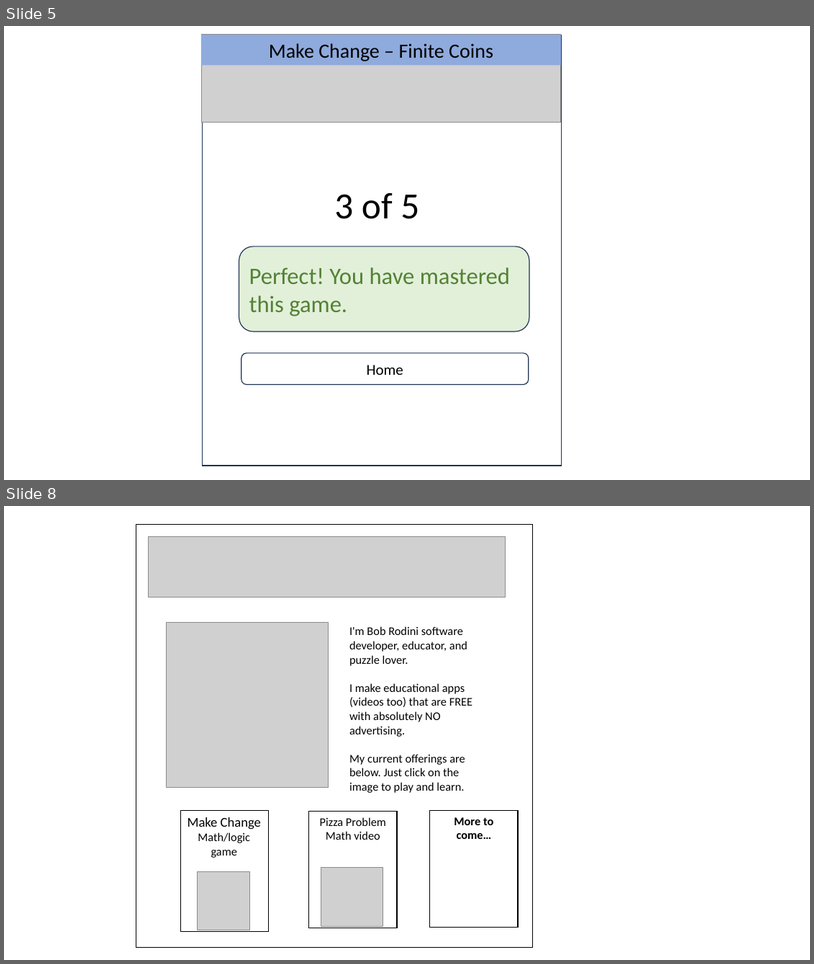
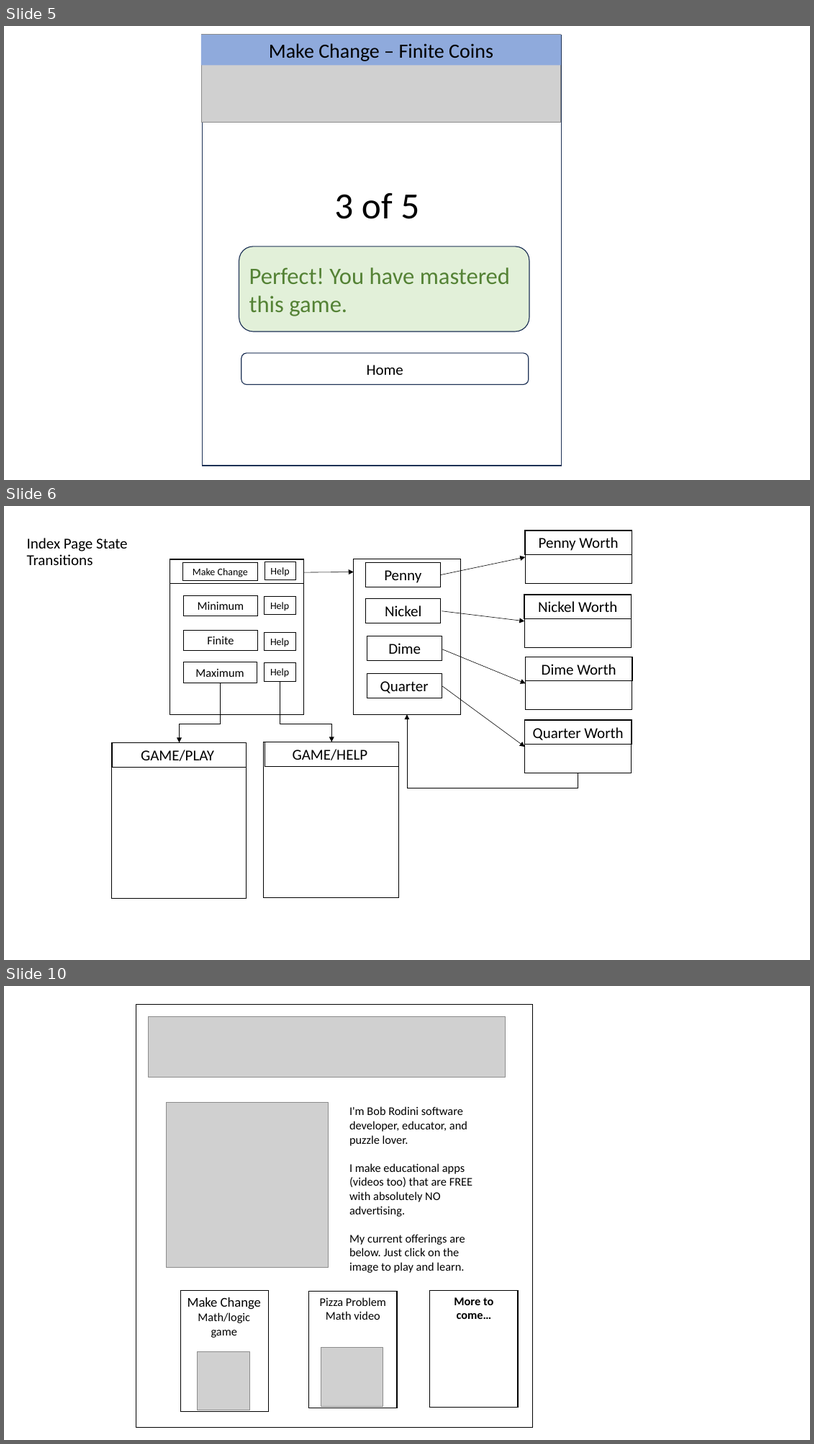
Before and after one commit to rrodini/MakeChangeProjects, a slide deck: documentation/screens_transitions.pptx. Shown one above the other, each under a label of ours: slides 5 and 8 before the commit, slides 5, 6 and 10 after it; the slides between them are not shown. The pictures are 814x964 and 814x1444 pixels, drawn with LibreOffice and Linux fonts; fonts in the diff are those of the drawing; grey boxes stand for pictures. Boxes give left, top, right and bottom in pixels: in the first picture for what was removed or moved away, otherwise in the second. Text is boxed around its words. In the diff, an @@ line names an element or a change of style, - is before the commit and + after.

```diff
--- a/documentation/screens_transitions.pptx
+++ b/documentation/screens_transitions.pptx
@@ slide 6 added at [4, 506, 810, 960], background #FFFFFF @@
@@ title added at [27, 538, 128, 565], 18 pt, text #000000 @@
+Index Page State Transitions
@@ rectangle added at [525, 530, 632, 584], outline #000000 0.75 pt @@
@@ rectangle added at [525, 530, 633, 554], outline #000000 0.75 pt, 18 pt, text #000000 @@
+Penny Worth
@@ rectangle added at [354, 559, 460, 714], outline #000000 0.75 pt @@
@@ rectangle added at [365, 563, 441, 587], outline #000000 0.75 pt, 18 pt, text #000000 @@
+Penny
@@ arrow added from (441, 575) to (525, 557), #000000 0.5 pt @@
@@ arrow added from (304, 572) to (354, 572), #000000 0.5 pt @@
@@ rectangle added at [366, 599, 441, 623], outline #000000 0.75 pt, 18 pt, text #000000 @@
+Nickel
@@ arrow added from (442, 611) to (525, 621), #000000 0.5 pt @@
@@ rectangle added at [525, 595, 631, 648], outline #000000 0.75 pt @@
@@ rectangle added at [525, 595, 632, 618], outline #000000 0.75 pt, 18 pt, text #000000 @@
+Nickel Worth
@@ rectangle added at [368, 636, 442, 660], outline #000000 0.75 pt, 18 pt, text #000000 @@
+Dime
@@ arrow added from (442, 649) to (526, 683), #000000 0.5 pt @@
@@ rectangle added at [525, 656, 633, 681], outline #000000 0.75 pt, 18 pt, text #000000 @@
+Dime Worth
@@ rectangle added at [526, 656, 633, 709], outline #000000 0.75 pt @@
@@ group added at [170, 559, 304, 715]: 10 rectangles @@
+Minimum
+Finite
+Maximum
+Make Change
+Help
+Help
+Help
+Help
@@ rectangle added at [367, 673, 442, 698], outline #000000 0.75 pt, 18 pt, text #000000 @@
+Quarter
@@ elbow arrow added from (220, 682) to (180, 743), #000000 0.5 pt @@
@@ elbow arrow added from (280, 682) to (332, 742), #000000 0.5 pt @@
@@ arrow added from (442, 686) to (525, 746), #000000 0.5 pt @@
@@ elbow arrow added from (579, 773) to (407, 714), #000000 0.5 pt @@
@@ rectangle added at [525, 720, 632, 744], outline #000000 0.75 pt, 18 pt, text #000000 @@
+Quarter Worth
@@ rectangle added at [525, 720, 632, 773], outline #000000 0.75 pt @@
@@ rectangle added at [112, 743, 247, 898], outline #000000 0.75 pt @@
@@ rectangle added at [112, 743, 246, 767], outline #000000 0.75 pt, 18 pt, text #000000 @@
+GAME/PLAY
@@ rectangle added at [264, 742, 399, 898], outline #000000 0.75 pt @@
@@ rectangle added at [265, 742, 399, 766], outline #000000 0.75 pt, 18 pt, text #000000 @@
+GAME/HELP
@@ what was slide 8 is now slide 10 @@
```
Also in this commit, not shown: 3 slides changed.
